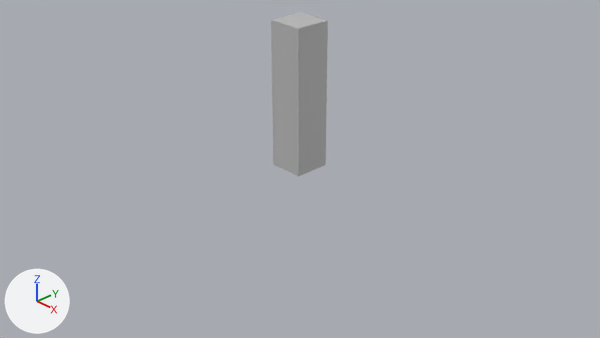
The Blender file project/resources/models/BoxMan/BoxMan.blend, before and after one commit.
The view is the same before and after, from the file's camera 'Camera'. Arrows for +X, +Y and +Z are at lower left; the lights stay in place.
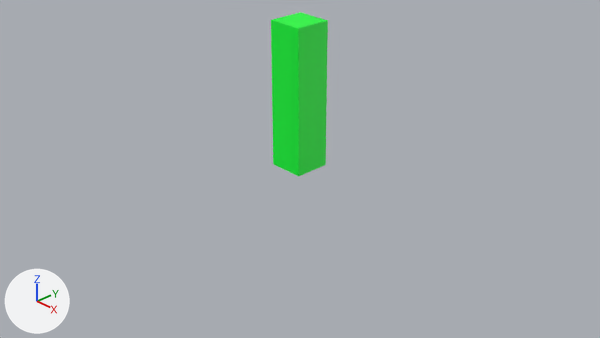
Where the change shows, as pixel boxes (x1, y1, x2, y2) in the pictures (600 x 338 px):
'Cube', surface changed (grey to green): (271, 12, 328, 176) in both

What the commit changed:
Picture 'tex' (img_tex) is new.
In material 'Material' (mat_material), base_color is no longer (0.5, 0.5, 0.5), grey #bcbcbc.
In material 'Material' (mat_material), texture is now set to img_tex.
